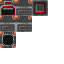
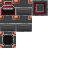
Before/after of a (64, 64) layered artwork. What changed in the layer stack:
renamed "Background Merged" to "Background", painted on it over [0,2,32,45]
